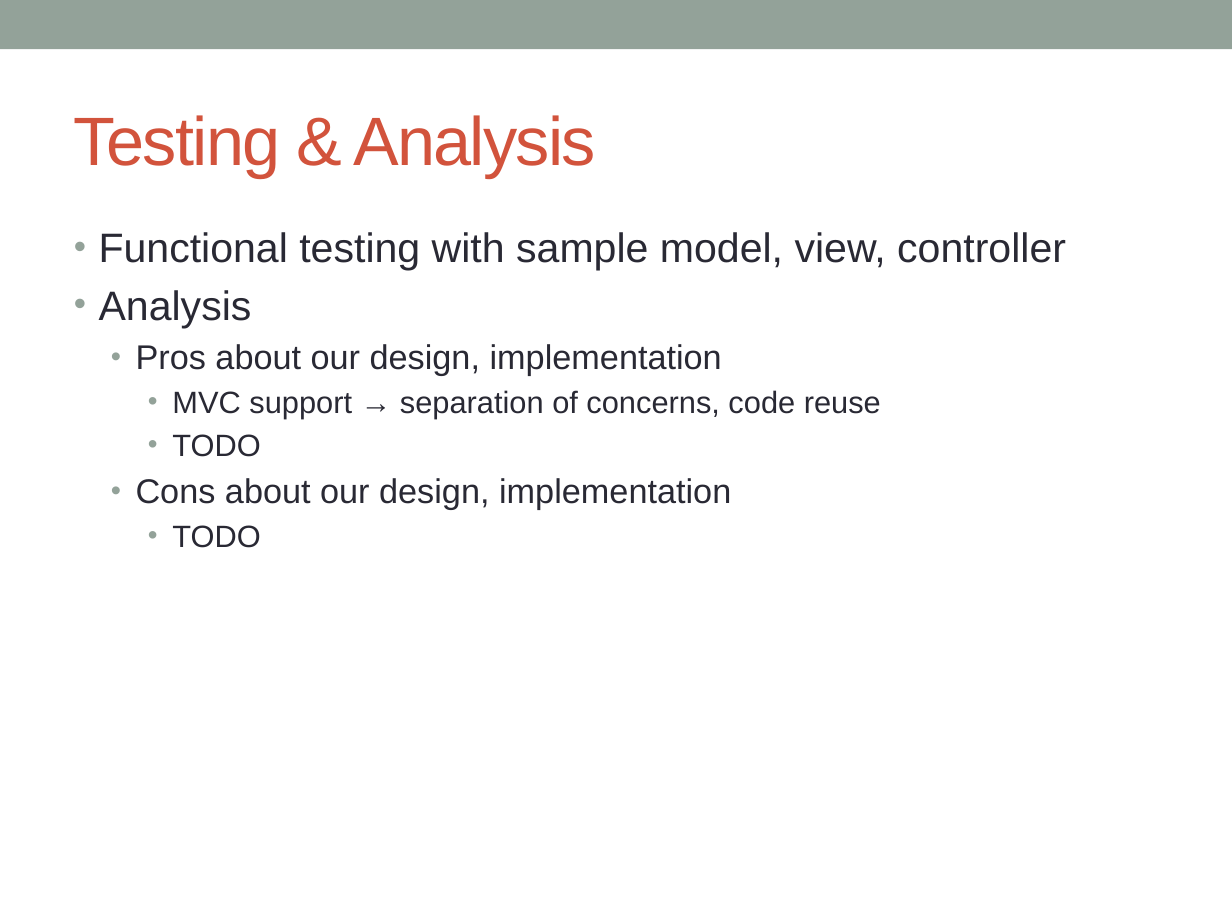
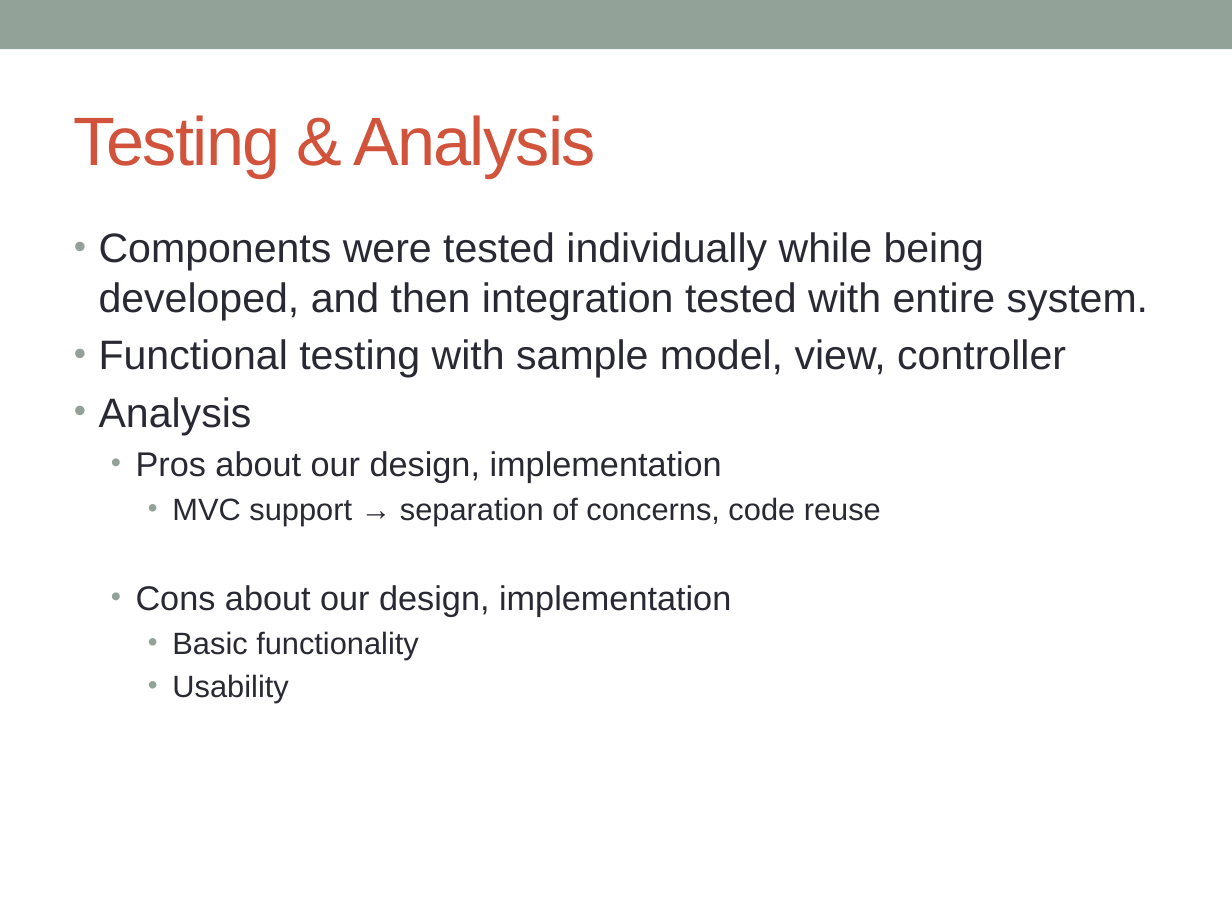
Before and after one commit to nodemvc/node-mvc, a slide deck: slide 10 of Documents/nodeMvcPresentation.pptx. Drawn at 1232x924 pixels with LibreOffice and Linux fonts; fonts in the diff are those of the drawing. Boxes give left, top, right and bottom in pixels: in the first picture for what was removed or moved away, otherwise in the second. Text is boxed around its words. In the diff, an @@ line names an element or a change of style, - is before the commit and + after.

```diff
--- a/Documents/nodeMvcPresentation.pptx
+++ b/Documents/nodeMvcPresentation.pptx
@@ text at [99,232,1148,320]: paragraph added @@
+• Components were tested individually while being developed, and then integration tested with entire system.
@@ text at [172,434,260,457]: paragraph removed @@
-    • TODO
@@ text at [172,631,419,703]: text changed @@
-    • TODO
+    • Basic functionality
+    • Usability
```
Also in this commit, not shown: 2 other slides changed.
